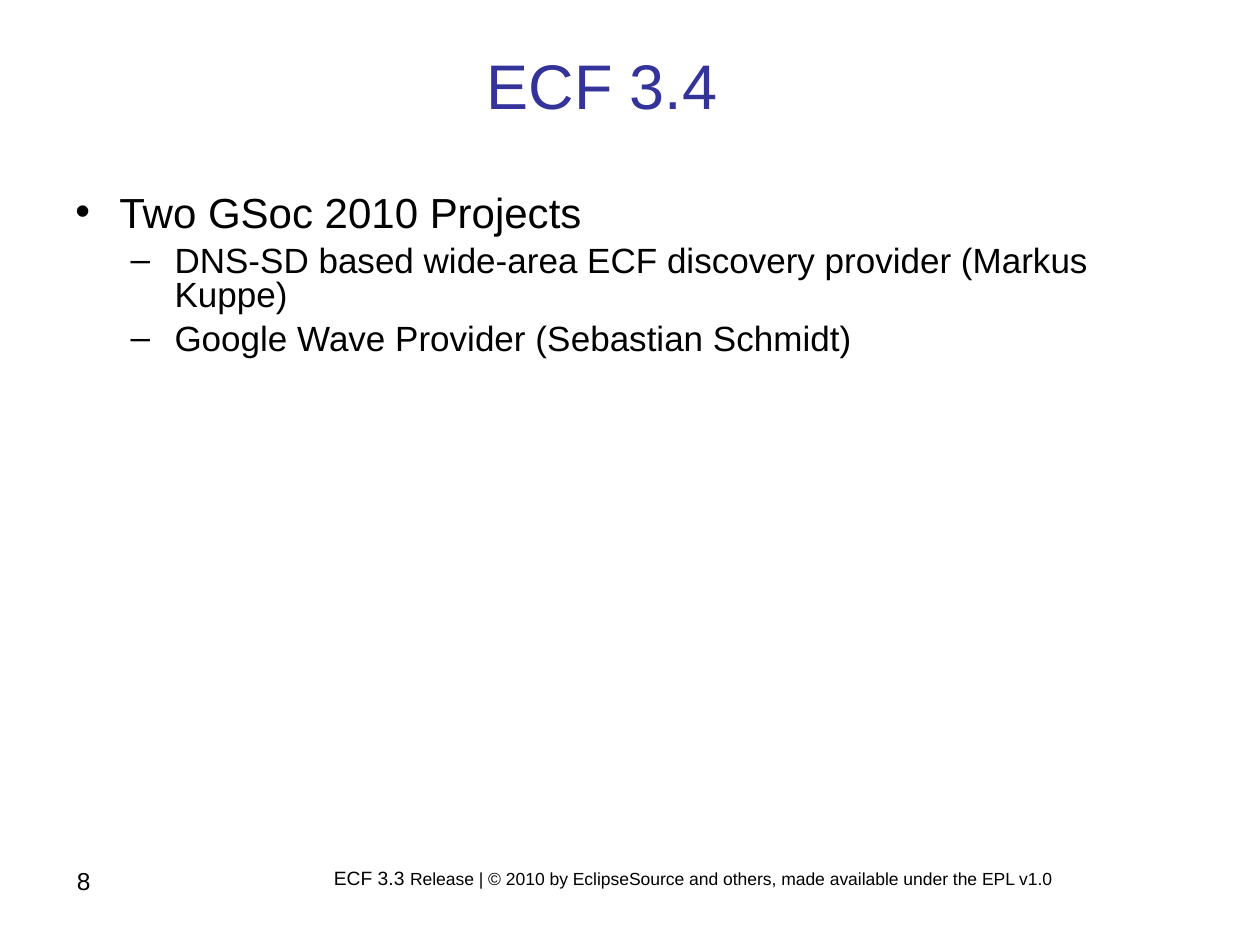
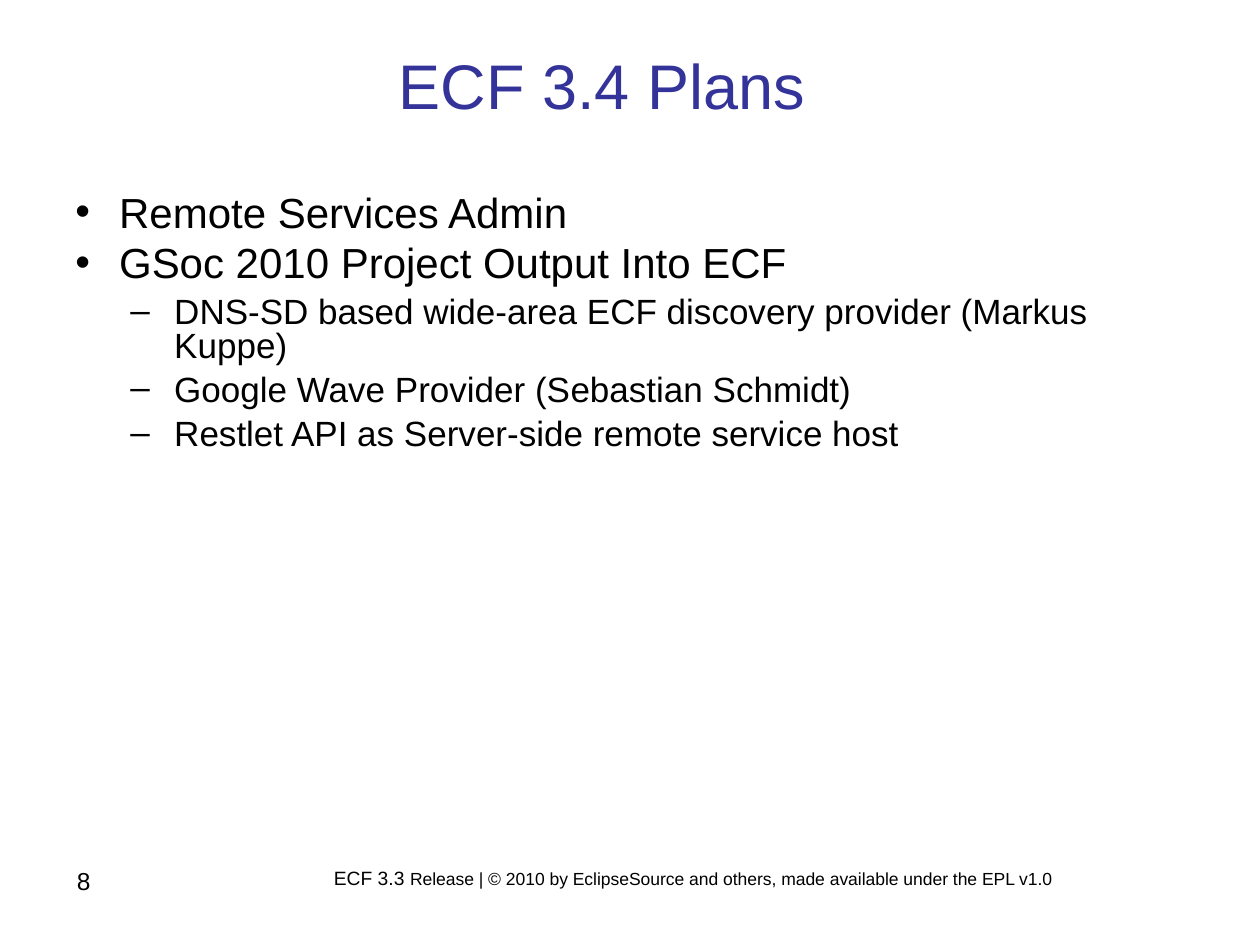
Before and after one commit to eclipse/ecf-website, a slide deck: slide 8 of reviews/ECF_Project_3.3_Release_Review.ppt. Drawn at 1260x945 pixels with LibreOffice and Linux fonts; fonts in the diff are those of the drawing; background and template pictures are left out. Boxes give left, top, right and bottom in pixels: in the first picture for what was removed or moved away, otherwise in the second. Text is boxed around its words. In the diff, an @@ line names an element or a change of style, - is before the commit and + after.

```diff
--- a/reviews/ECF_Project_3.3_Release_Review.ppt
+++ b/reviews/ECF_Project_3.3_Release_Review.ppt
@@ text at (x1=399, y1=63, x2=805, y2=110): text changed @@
-ECF 3.4
+ECF 3.4 Plans
@@ text at (x1=119, y1=197, x2=786, y2=287): text changed @@
-• Two GSoc 2010 Projects
+• Remote Services Admin
+• GSoc 2010 Project Output Into ECF
@@ text at (x1=174, y1=298, x2=1088, y2=409): indent changed @@
@@ text at (x1=174, y1=420, x2=898, y2=447): paragraph added @@
+  – Restlet API as Server-side remote service host
```
Also in this commit, not shown: 7 other slides changed, 1 other file.
